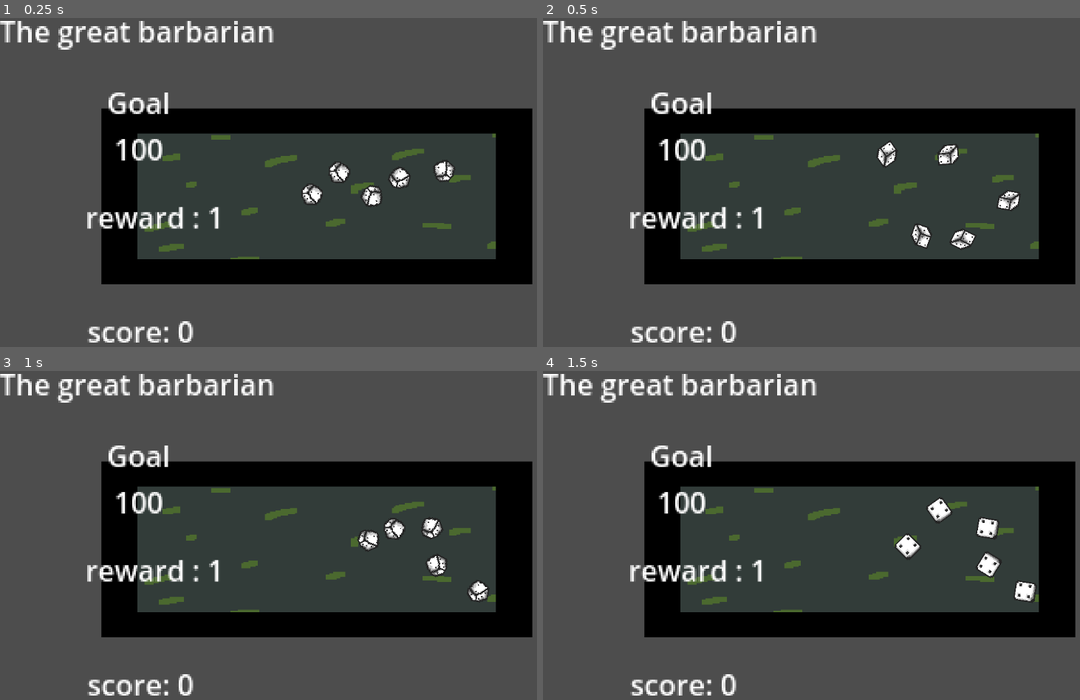
Above: before the commit, frames 1-4 (two rows, left to right).
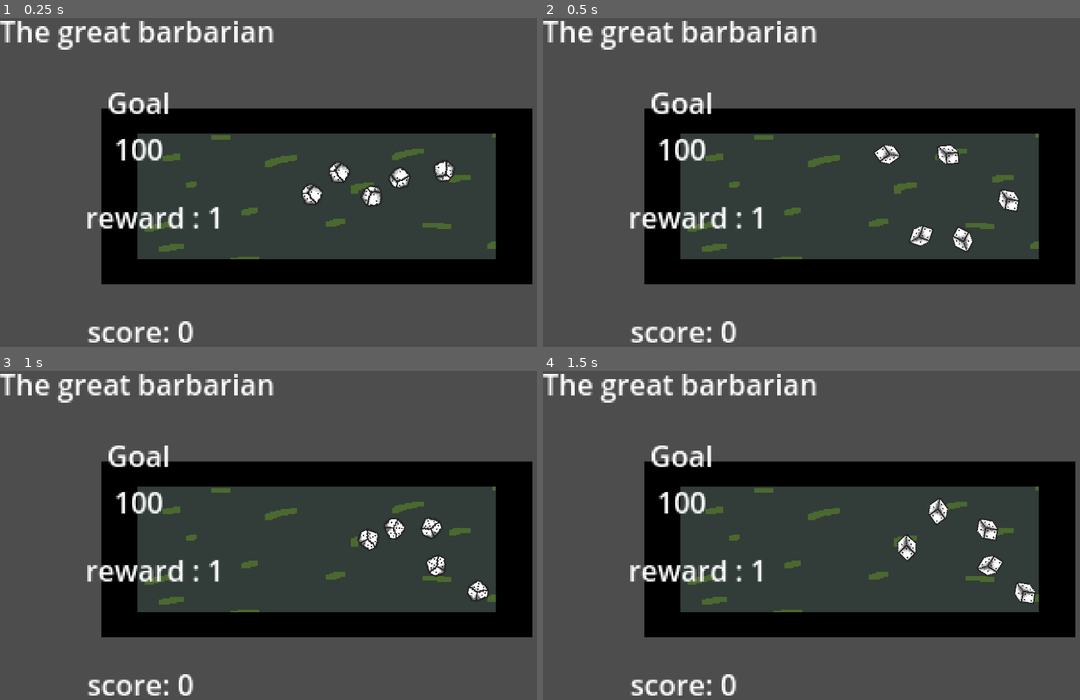
Above: after the commit, the same moments.

Repository: geoffrey66280/D-yams
Game: Godot game, scene res://scenes/game.tscn
Two runs of this game, one before a commit and one after it. Both use one fixed random seed, a clock stepped at 60 frames per second and the inputs below. This scene is started directly instead of the project's main scene.
Inputs:
- Up to frame 1 (0.25 s): no input
- Up to frame 2 (0.5 s): no input
- Up to frame 3 (1 s): no input
- Up to frame 4 (1.5 s): no input

Frame 1 is identical in both runs. In frame 2, 0.7% of the frame differs, in the area x 61-89%, y 37-71%; in frame 3, 0.6%; in frame 4, 0.8%, in the area x 65-92%, y 38-71%.

Commit message:
feat: aléatoire des dès et refacto ui à gauche

Diff:
--- a/scenes/dice.tscn
+++ b/scenes/dice.tscn
@@ -2,6 +2,7 @@
 
 [ext_resource type="Script" uid="uid://d0x6hme17ua2e" path="res://scripts/dice.gd" id="1_0e48y"]
 [ext_resource type="Texture2D" uid="uid://dsm4ponyom4yf" path="res://assets/sprites/de_sheet.png" id="2_mg5ex"]
+[ext_resource type="Texture2D" uid="uid://b50acvtq0eo05" path="res://assets/sprites/de_4.png" id="3_oi81l"]
 
 [sub_resource type="PhysicsMaterial" id="PhysicsMaterial_mg5ex"]
 bounce = 0.5
@@ -30,10 +31,6 @@
 atlas = ExtResource("2_mg5ex")
 region = Rect2(80, 0, 16, 16)
 
-[sub_resource type="AtlasTexture" id="AtlasTexture_dicg2"]
-atlas = ExtResource("2_mg5ex")
-region = Rect2(48, 16, 16, 16)
-
 [sub_resource type="SpriteFrames" id="SpriteFrames_ir8iy"]
 animations = [{
 "frames": [{
@@ -54,9 +51,6 @@
 }, {
 "duration": 1.0,
 "texture": SubResource("AtlasTexture_ocjtb")
-}, {
-"duration": 1.0,
-"texture": SubResource("AtlasTexture_dicg2")
 }],
 "loop": true,
 "name": &"rolling",
@@ -82,4 +76,9 @@
 position = Vector2(6, 6)
 shape = SubResource("RectangleShape2D_0e48y")
 
+[node name="FinalDiceResult" type="Sprite2D" parent="."]
+position = Vector2(6, 6)
+scale = Vector2(0.75, 0.75)
+texture = ExtResource("3_oi81l")
+
 [connection signal="animation_finished" from="RollingDice" to="." method="_on_animated_sprite_2d_animation_finished"]
--- a/scripts/dice.gd
+++ b/scripts/dice.gd
@@ -1,17 +1,23 @@
 extends RigidBody2D
 
 func _ready():
+	$FinalDiceResult.hide()
 	linear_damp = 2
 	angular_damp = 3
 	launch()
 
 func _process(delta: float) -> void:
 	if not sleeping and is_stopped():
+		var final_random_value = randi() % 6 + 1
 		linear_velocity = Vector2.ZERO
 		angular_velocity = 0
 		sleeping = true
 		$RollingDice.stop()
-		$RollingDice.frame = 6
+		var tex = load("res://assets/sprites/de_" + str(final_random_value) + ".png")
+		$FinalDiceResult.texture = tex
+		$RollingDice.hide()
+		$FinalDiceResult.show()
+
 
 func launch():
 	var force = Vector2(randf_range(0, 400), randf_range(0, -600))
--- a/scripts/level_information.gd
+++ b/scripts/level_information.gd
@@ -1,16 +1,17 @@
 extends Control
 
-var actual_lvl = 1
-var bosses = {
-	1: "The great barbarian",
-	2: "The ultimate goat",
-	3: "Heat the hitter"
-}
-
-var scores = {
-	1: "100",
-	2: "300",
-	3: "500"
+var level_information = {
+	"actual_lvl": 1,
+	"bosses": {
+		1: "The great barbarian",
+		2: "The ultimate goat",
+		3: "Heat the hitter"
+	},
+	"scores": {
+		1: "100",
+		2: "300",
+		3: "500"
+	}
 }
 
 
@@ -20,10 +21,9 @@
 	var score = $Score
 	var reward = $Reward
 	var player_score = $PlayerScore
-	print(bosses[actual_lvl])
-	boss_name.text = bosses[actual_lvl]
-	score.text = "Goal\n" + scores[actual_lvl]
-	reward.text = "reward : " + str(actual_lvl)
+	boss_name.text = level_information["bosses"][1]
+	score.text = "Goal\n" + level_information["scores"][level_information["actual_lvl"]]
+	reward.text = "reward : " + str(level_information["actual_lvl"])
 	player_score.text = "score: 0"
 
 
